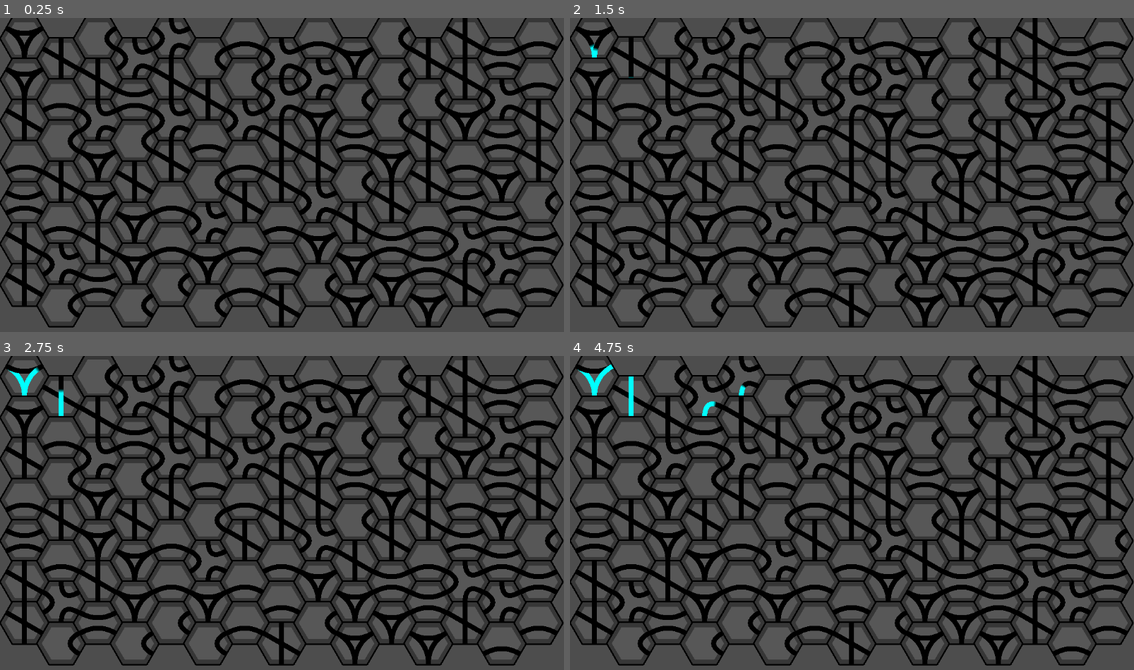
Above: before the commit, frames 1-4 (two rows, left to right).
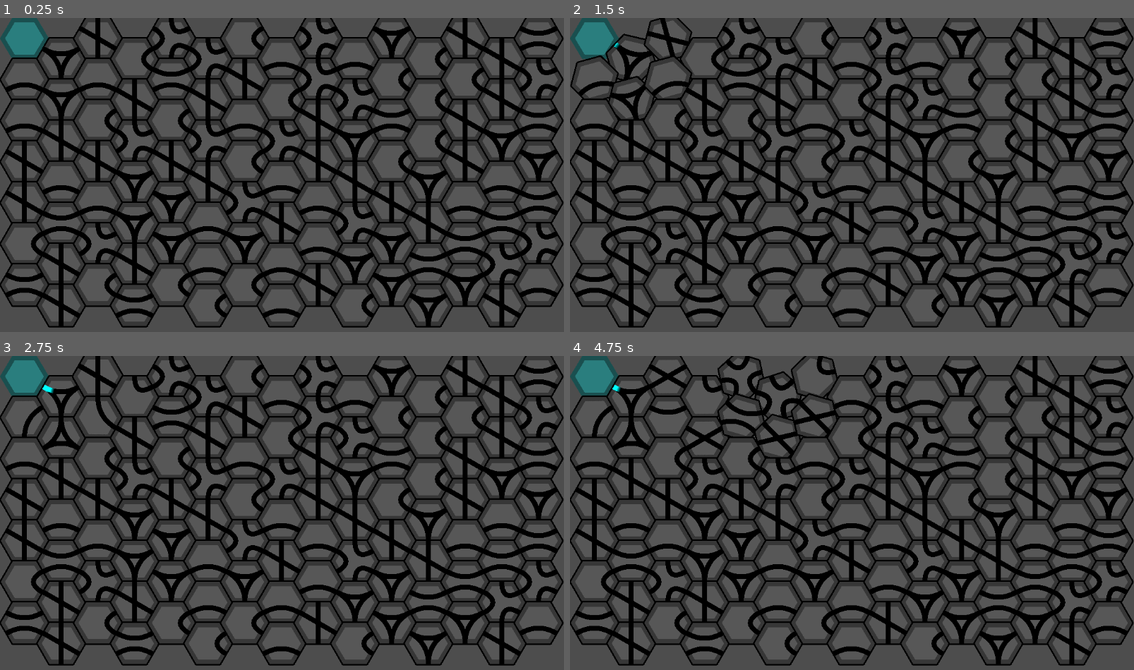
Above: after the commit, the same moments.

Repository: Nemleck/overflowed
Game: Godot game, scene res://scenes/game.tscn
Same seed, same stepped clock (60 frames per second), same inputs: the game is played once before the commit and once after it.
Inputs (mouse positions are in pixels of both pictures, inside the frame that each line leads up to):
- Up to frame 1 (0.25 s): no input
- Up to frame 2 (1.5 s): tap Enter at 0.5 s; move the mouse to (592, 39) at 0.52 s; click (592, 39) at 0.6 s; tap Space at 1.25 s; move the mouse to (632, 58) at 1.27 s; click (632, 58) at 1.35 s
- Up to frame 3 (2.75 s): move the mouse to (95, 377) at 2.02 s; click (95, 377) at 2.1 s
- Up to frame 4 (4.75 s): move the mouse to (705, 396) at 2.77 s; click (705, 396) at 2.85 s; move the mouse to (739, 377) at 3.52 s; click (739, 377) at 3.6 s; move the mouse to (778, 396) at 4.27 s; click (778, 396) at 4.35 s

The runs differ from the first frame. In frame 1, 20% of the frame differs, in the area x 0-99%, y 0-99%; in frame 2, 20%; in frame 3, 19%; in frame 4, 21%.

Commit message:
Flow functionnal

Diff:
--- a/overflowed/scenes/hexagon.tscn
+++ /dev/null
@@ -1,22 +0,0 @@
-[gd_scene load_steps=5 format=3 uid="uid://df44df7sjo7mh"]
-
-[ext_resource type="Script" path="res://scenes/polygon.gd" id="1_d7flj"]
-[ext_resource type="PackedScene" uid="uid://df0mv6f58d10x" path="res://scenes/pipe.tscn" id="2_0brff"]
-[ext_resource type="Script" path="res://scenes/pipes.gd" id="3_cp5cw"]
-
-[sub_resource type="CircleShape2D" id="CircleShape2D_j3sbk"]
-radius = 42.19
-
-[node name="Hexagon" type="Area2D"]
-script = ExtResource("1_d7flj")
-metadata/test = true
-
-[node name="pipes" parent="." instance=ExtResource("2_0brff")]
-script = ExtResource("3_cp5cw")
-
-[node name="CollisionShape2D" type="CollisionShape2D" parent="."]
-scale = Vector2(0.88, 0.88)
-shape = SubResource("CircleShape2D_j3sbk")
-
-[connection signal="mouse_entered" from="." to="." method="_on_area_2d_mouse_entered"]
-[connection signal="mouse_exited" from="." to="." method="_on_area_2d_mouse_exited"]
--- a/overflowed/scenes/load_level.gd
+++ b/overflowed/scenes/load_level.gd
@@ -1,6 +1,10 @@
 extends Node2D
 
-var scene = preload("res://scenes/hexagon.tscn")
+var scenes = {
+	"piped": preload("res://scenes/piped_polygon.tscn"),
+	"source": preload("res://scenes/source_polygon.tscn")
+}
+
 var pipe = preload("res://scenes/pipe.tscn")
 
 var pipe_configs = [
@@ -18,28 +22,36 @@
 	for y in range(7):
 		map.append([])
 		for x in range(15):
-			#if randi() % 3 == 0:
+			var type = "piped"
+			if x == 0 and y == 0:
+				type = "source"
+
+			#elif randi() % 4 == 0:
 				#map[-1].append(null)
 				#continue
 
+			var scene = scenes[type]
+
 			var order = 6
 			var polygon = scene.instantiate()
-			var pipe = polygon.get_node("pipes")
+
+			if type == "piped":
+				var pipe = polygon.get_node("pipes")
 
 			polygon.x = x
 			polygon.y = y
 
 			if order == 3:
-				polygon.position.x = (x+0.5) * pipe.INSCRIBED_RADIUS
-				polygon.position.y = (y+0.5) * 2 * pipe.INSCRIBED_RADIUS
+				polygon.position.x = (x+0.5) * polygon.INSCRIBED_RADIUS
+				polygon.position.y = (y+0.5) * 2 * polygon.INSCRIBED_RADIUS
 
 				if y % 2 == x % 2:
 					polygon.rotate(PI)
 
 			elif order == 4:
 				# Position
-				polygon.position.x = (x+0.5) * 2 * pipe.INSCRIBED_RADIUS
-				polygon.position.y = (y+0.5) * 2 * pipe.INSCRIBED_RADIUS
+				polygon.position.x = (x+0.5) * 2 * polygon.INSCRIBED_RADIUS
+				polygon.position.y = (y+0.5) * 2 * polygon.INSCRIBED_RADIUS
 
 				# Neighbors
 				if y > 0 and map[y-1][x] != null:
@@ -49,8 +61,8 @@
 
 			elif order == 6:
 				# Position
-				polygon.position.x = (x * 1.5 + 1) * pipe.CIRCUMSCRIBED_RADIUS
-				polygon.position.y = (y + 0.5 * (x % 2 + 1)) * 2 * pipe.INSCRIBED_RADIUS
+				polygon.position.x = (x * 1.5 + 1) * polygon.CIRCUMSCRIBED_RADIUS
+				polygon.position.y = (y + 0.5 * (x % 2 + 1)) * 2 * polygon.INSCRIBED_RADIUS
 
 				# Neighbors
 				if x > 0 and map[y][x-1] != null:
@@ -70,18 +82,17 @@
 					if x % 2 == 0:
 						polygon.add_neighbor(map[y-1][x+1], 5)
 
-			var choice = randi_range(0, len(pipe_configs)-1)
+			if type == "piped":
+				var choice = randi_range(0, len(pipe_configs)-1)
 
-			for pipe_entries in pipe_configs[choice]:
-				polygon.get_node("pipes").pipes.append({"entries": pipe_entries, "flow": {"flowing": false, "percentage": 0, "from": 0, "to": 1}})
+				for pipe_entries in pipe_configs[choice]:
+					polygon.get_node("pipes").pipes.append({"entries": pipe_entries, "flow": {"flowing": false, "percentage": 0, "from": 0, "to": 1}})
 
 			polygon._set_order(order)
 
 			self.add_child(polygon)
 
 			map[-1].append(polygon)
-			if y > 0:
-				map[-2][x]
 
 	pass
 
--- a/overflowed/scenes/polygon.gd
+++ b/overflowed/scenes/piped_polygon.gd
@@ -1,30 +1,14 @@
-extends Node2D
-class_name Polygon
+extends Polygon
+class_name Piped_Polygon
 
 var turning_state = 0 # 0 to 1 while turning
 var draggable: bool = false
-var neighbors = {}
-var order = 4;
-var size = [100, 100]
 
 var to_rotate = 0
-var to_flow = {
-	"from": 0,
-	"percentage": 50
-}
 var queue = 0
-
-var x
-var y
 
 const ROTATE_SPEED = 2
 const FLOW_SPEED = 40
-
-var scenes = {
-	"triangle": preload("res://textures/polygons/piped_polygon/triangle_texture_rect.tscn"),
-	"square": preload("res://textures/polygons/piped_polygon/square_texture_rect.tscn"),
-	"hexagon": preload("res://textures/polygons/piped_polygon/hexagon_texture_rect.tscn")
-}
 
 @onready
 var pipes = self.get_node("pipes")
@@ -32,42 +16,16 @@
 func flow(n):
 	self.pipes.flow(n)
 
-func add_neighbor(node: Polygon, n: int):
-	self.neighbors[n] = node
-	node.neighbors[(n+3)%node.order] = self
-
-	# TODO : get_n_from_angle(node) -> take opposite
-
-func _set_order(order: int):
-	self.order = order
-
-	var name = "undefined"
-
-	if order == 3:
-		name = "triangle"
-	elif order == 4:
-		name = "square"
-	elif order == 6:
-		name = "hexagon"
-
-	var textureRect = scenes[name].instantiate()
-	self.add_child(textureRect)
-	self.move_child(textureRect, 0)
-
-# Called when the node enters the scene tree for the first time.
-func _ready() -> void:
-	pass
+func rotatable():
+	return true
 
 func _on_area_2d_mouse_entered():
 	draggable = true
-	scale = Vector2(1.05, 1.05)
+	self.scale = Vector2(1.05, 1.05)
 
 func _on_area_2d_mouse_exited():
 	draggable = false
-	scale = Vector2(1, 1)
-
-func opposite_side(n):
-	return (n+3) % 6
+	self.scale = Vector2(1, 1)
 
 # Called every frame. 'delta' is the elapsed time since the previous frame.
 func _process(delta: float) -> void:
@@ -102,13 +60,13 @@
 			pipes.redraw()
 
 	if draggable and Input.is_action_just_pressed("click") and queue < 5:
-		#self.queue += 1
-		self.pipes.flow(1)
+		self.queue += 1
 
 	if self.to_rotate == 0 and queue > 0:
 		self.queue -= 1
 
 		self.to_rotate = 2*PI/self.order
 		for key in self.neighbors.keys():
-			self.neighbors[key].to_rotate = -2*PI/self.order
-			print_debug(key)
+			if self.neighbors[key].rotatable():
+				self.neighbors[key].to_rotate = -2*PI/self.order
+				print_debug(key)
--- /dev/null
+++ b/overflowed/scenes/piped_polygon.tscn
@@ -0,0 +1,22 @@
+[gd_scene load_steps=5 format=3 uid="uid://c4ug1jr2lnmuh"]
+
+[ext_resource type="Script" path="res://scenes/piped_polygon.gd" id="1_avfid"]
+[ext_resource type="PackedScene" uid="uid://df0mv6f58d10x" path="res://scenes/pipe.tscn" id="2_1ad3y"]
+[ext_resource type="Script" path="res://scenes/pipes.gd" id="3_xvipp"]
+
+[sub_resource type="CircleShape2D" id="CircleShape2D_j3sbk"]
+radius = 42.19
+
+[node name="Polygon" type="Area2D"]
+script = ExtResource("1_avfid")
+metadata/test = true
+
+[node name="pipes" parent="." instance=ExtResource("2_1ad3y")]
+script = ExtResource("3_xvipp")
+
+[node name="CollisionShape2D" type="CollisionShape2D" parent="."]
+scale = Vector2(0.88, 0.88)
+shape = SubResource("CircleShape2D_j3sbk")
+
+[connection signal="mouse_entered" from="." to="." method="_on_area_2d_mouse_entered"]
+[connection signal="mouse_exited" from="." to="." method="_on_area_2d_mouse_exited"]
--- a/overflowed/scenes/pipes.gd
+++ b/overflowed/scenes/pipes.gd
@@ -3,8 +3,6 @@
 var pipes: Array = []
 var POLYGON;
 
-const INSCRIBED_RADIUS: int = 42
-const CIRCUMSCRIBED_RADIUS: int = INSCRIBED_RADIUS * 1.21
 const CENTER = Vector2(0, 0)
 const POINTS_AMOUNT = 10
 
@@ -14,8 +12,8 @@
 		base = - PI/4
 
 	var gap: float = 2 * PI / polygon_order
-	var x = cos(n*gap + base) * CIRCUMSCRIBED_RADIUS
-	var y = sin(n*gap + base) * CIRCUMSCRIBED_RADIUS
+	var x = cos(n*gap + base) * POLYGON.CIRCUMSCRIBED_RADIUS
+	var y = sin(n*gap + base) * POLYGON.CIRCUMSCRIBED_RADIUS
 
 	return Vector2(x, y)
 
@@ -25,8 +23,8 @@
 		base = - PI/4
 
 	var gap: float = 2 * PI / polygon_order
-	var x = cos((n+0.5)*gap + base) * INSCRIBED_RADIUS
-	var y = sin((n+0.5)*gap + base) * INSCRIBED_RADIUS
+	var x = cos((n+0.5)*gap + base) * POLYGON.INSCRIBED_RADIUS
+	var y = sin((n+0.5)*gap + base) * POLYGON.INSCRIBED_RADIUS
 
 	return Vector2(x, y)
 
--- /dev/null
+++ b/overflowed/scenes/source_polygon.gd
@@ -0,0 +1,21 @@
+extends Polygon
+class_name Source_Polygon
+
+func scenes():
+	return {
+	"triangle": null,#preload("res://textures/polygons/piped_polygon/piped_triangle_texture_rect.tscn"),
+	"square": null,# preload("res://textures/polygons/piped_polygon/piped_square_texture_rect.tscn"),
+	"hexagon": preload("res://textures/polygons/source_polygon/source_hexagon_texture_rect.tscn")
+}
+
+# Called when the node enters the scene tree for the first time.
+func _ready() -> void:
+	pass # Replace with function body.
+
+
+# Called every frame. 'delta' is the elapsed time since the previous frame.
+func _process(delta: float) -> void:
+	if Input.is_action_just_pressed("click"):
+		for key in neighbors.keys():
+			if neighbors[key] != null:
+				neighbors[key].flow(opposite_side(key))
--- /dev/null
+++ b/overflowed/scenes/source_polygon.tscn
@@ -0,0 +1,7 @@
+[gd_scene load_steps=2 format=3 uid="uid://df44df7sjo7mh"]
+
+[ext_resource type="Script" path="res://scenes/source_polygon.gd" id="1_k8347"]
+
+[node name="Polygon" type="Node2D"]
+script = ExtResource("1_k8347")
+metadata/test = true
--- /dev/null
+++ b/overflowed/scripts/polygon.gd
@@ -0,0 +1,57 @@
+extends Node2D
+class_name Polygon
+
+const INSCRIBED_RADIUS: int = 42
+const CIRCUMSCRIBED_RADIUS: int = INSCRIBED_RADIUS * 1.21
+
+func scenes():
+	return {
+	"triangle": preload("res://textures/polygons/piped_polygon/piped_triangle_texture_rect.tscn"),
+	"square": preload("res://textures/polygons/piped_polygon/piped_square_texture_rect.tscn"),
+	"hexagon": preload("res://textures/polygons/piped_polygon/piped_hexagon_texture_rect.tscn")
+}
+
+var neighbors = {}
+var order = 4;
+
+var x
+var y
+
+func add_neighbor(node: Polygon, n: int):
+	self.neighbors[n] = node
+	node.neighbors[(n+3)%node.order] = self
+
+	# TODO : get_n_from_angle(node) -> take opposite
+
+func flow(n):
+	pass
+
+func rotatable():
+	return false
+
+func _set_order(order: int):
+	self.order = order
+
+	var name = "undefined"
+
+	if order == 3:
+		name = "triangle"
+	elif order == 4:
+		name = "square"
+	elif order == 6:
+		name = "hexagon"
+
+	var textureRect = scenes()[name].instantiate()
+	self.add_child(textureRect)
+	self.move_child(textureRect, 0)
+
+func opposite_side(n):
+	return (n+3) % 6
+
+# Called when the node enters the scene tree for the first time.
+func _ready() -> void:
+	pass # Replace with function body.
+
+# Called every frame. 'delta' is the elapsed time since the previous frame.
+func _process(delta: float) -> void:
+	pass
--- /dev/null
+++ b/overflowed/textures/polygons/source_polygon/source_hexagon_texture_rect.tscn
@@ -0,0 +1,11 @@
+[gd_scene load_steps=2 format=3 uid="uid://bg1unw3bral40"]
+
+[ext_resource type="Texture2D" uid="uid://dg7bvatw82qv1" path="res://textures/polygons/source_polygon/hexagon.png" id="1_hn52i"]
+
+[node name="TextureRect" type="TextureRect"]
+offset_left = -50.0
+offset_top = -42.0
+offset_right = 50.0
+offset_bottom = 42.0
+texture = ExtResource("1_hn52i")
+expand_mode = 1
Renamed: overflowed/textures/polygons/piped_polygon/hexagon_texture_rect.tscn -> overflowed/textures/polygons/piped_polygon/piped_hexagon_texture_rect.tscn
Renamed: overflowed/textures/polygons/piped_polygon/square_texture_rect.tscn -> overflowed/textures/polygons/piped_polygon/piped_square_texture_rect.tscn
Renamed: overflowed/textures/polygons/piped_polygon/triangle_texture_rect.tscn -> overflowed/textures/polygons/piped_polygon/piped_triangle_texture_rect.tscn
Binary file added: overflowed/textures/polygons/source_polygon/hexagon.png
Not shown, added: overflowed/textures/polygons/source_polygon/hexagon.png.import
